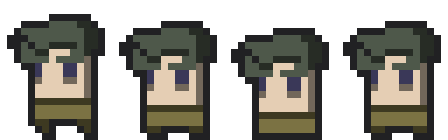
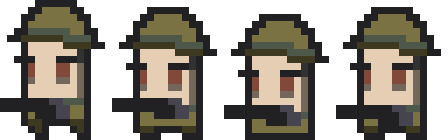
The second 448px x 140px image is a revision of the first. Changes to its layers:
removed layer "Vrstva 2" over [7, 14, 105, 140]
removed layer "Vrstva 3" over [119, 21, 217, 140]
removed layer "Vrstva 4" over [231, 28, 329, 140]
removed layer "Vrstva 5" over [343, 21, 441, 140]
added layer "Layer 12" above "Layer 11" over [0, 0, 441, 140]
